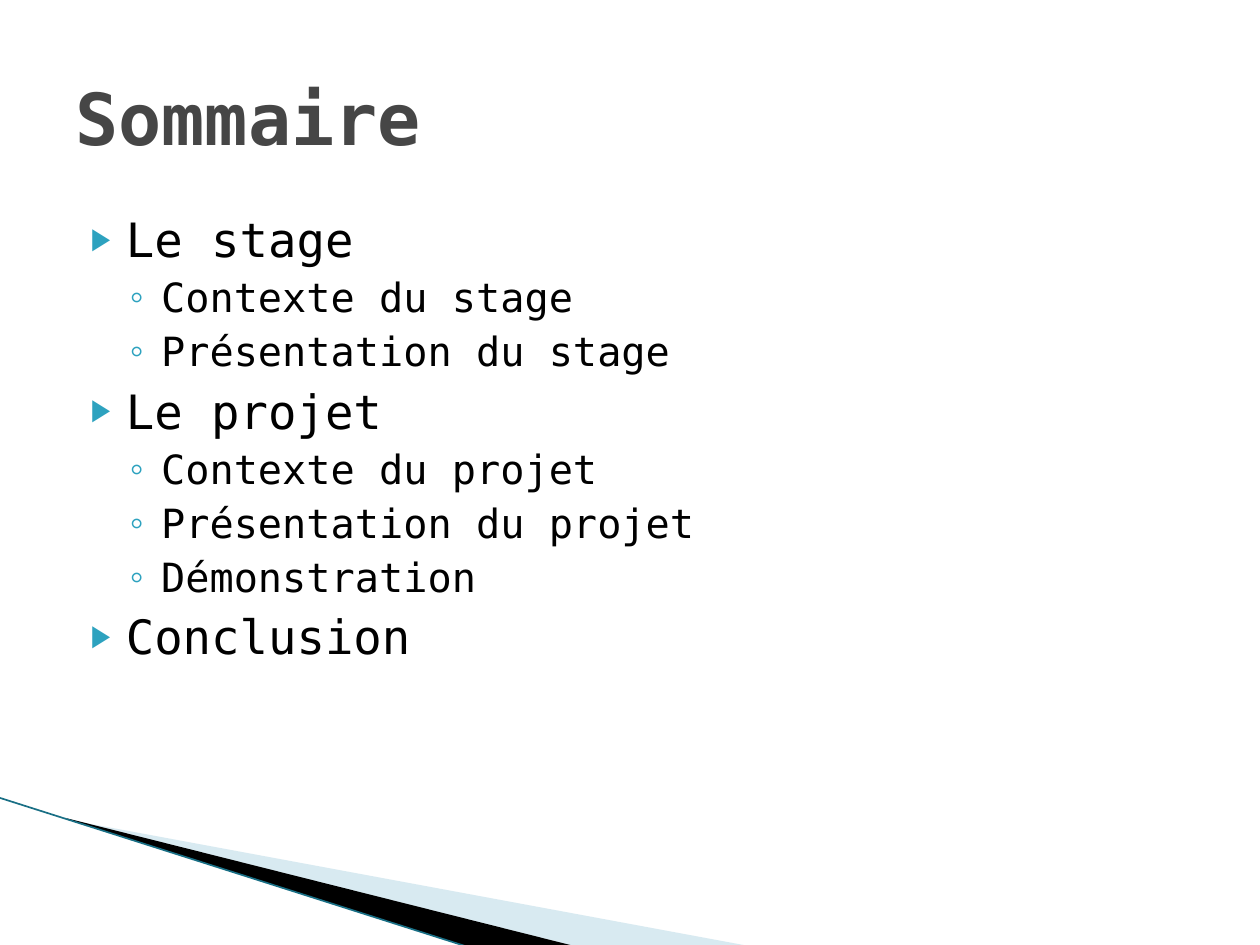
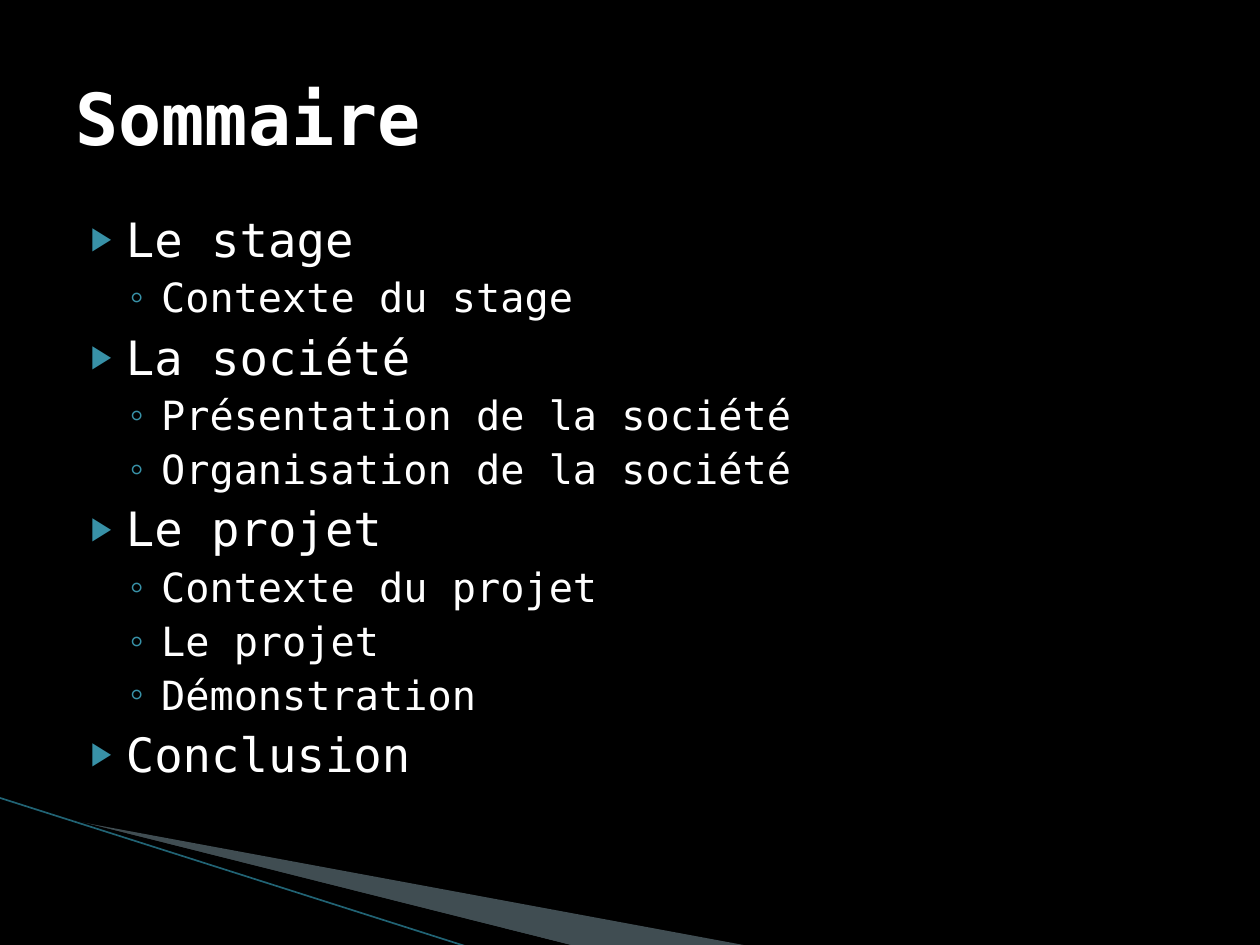
Before and after one commit to AurelienHarle/SuiviStagiaire, a slide deck: slide 2 of doc/Rapport de stage/Presentation suivi de stagiaire.pptx. Drawn at 1260x945 pixels with LibreOffice and Linux fonts; fonts in the diff are those of the drawing; background and template pictures are left out. Boxes give left, top, right and bottom in pixels: in the first picture for what was removed or moved away, otherwise in the second. Text is boxed around its words. In the diff, an @@ line names an element or a change of style, - is before the commit and + after.

Commit message:
[Update] Documentation rapport  de stage.

```diff
--- a/doc/Rapport de stage/Presentation suivi de stagiaire.pptx
+++ b/doc/Rapport de stage/Presentation suivi de stagiaire.pptx
@@ background #FFFFFF to picture (left out) @@
@@ title "Sommaire" at bbox=[75, 87, 420, 146]: text colour #464646 to #FFFFFF @@
@@ text at bbox=[126, 222, 597, 773]: text colour #000000 to #FFFFFF in "Le stage", "Contexte du stage", "Le projet", "Contexte du projet" and 2 more places; bullet colour #2DA2BF to #3891A7 @@
@@ text at bbox=[126, 337, 791, 493]: text changed; text colour #000000 to #FFFFFF @@
-  ◦ Présentation du stage
+▶ La société
+  ◦ Présentation de la société
+  ◦ Organisation de la société
@@ text at bbox=[161, 625, 379, 665]: text changed; text colour #000000 to #FFFFFF @@
-  ◦ Présentation du projet
+  ◦ Le projet
@@ freeform shape at bbox=[98, 689, 622, 888]: fill #A0CBDC at 40% opacity to #A3C2CE at 40% opacity @@
@@ line (0, 798) - (467, 945): stroke #97C5D8 0.95 pt to #9ABCC9 0.95 pt @@
```
Also in this commit, not shown: 4 other slides changed, 12 slides added, 3 slides removed, 21 other files.
